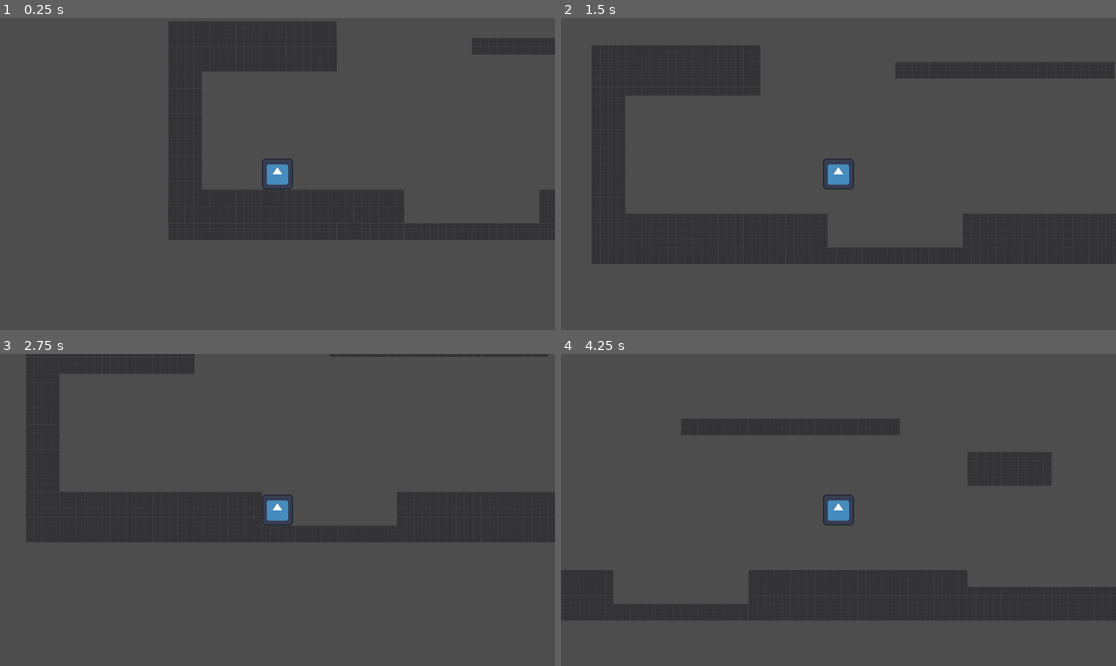
Above: before the commit, frames 1-4 (two rows, left to right).
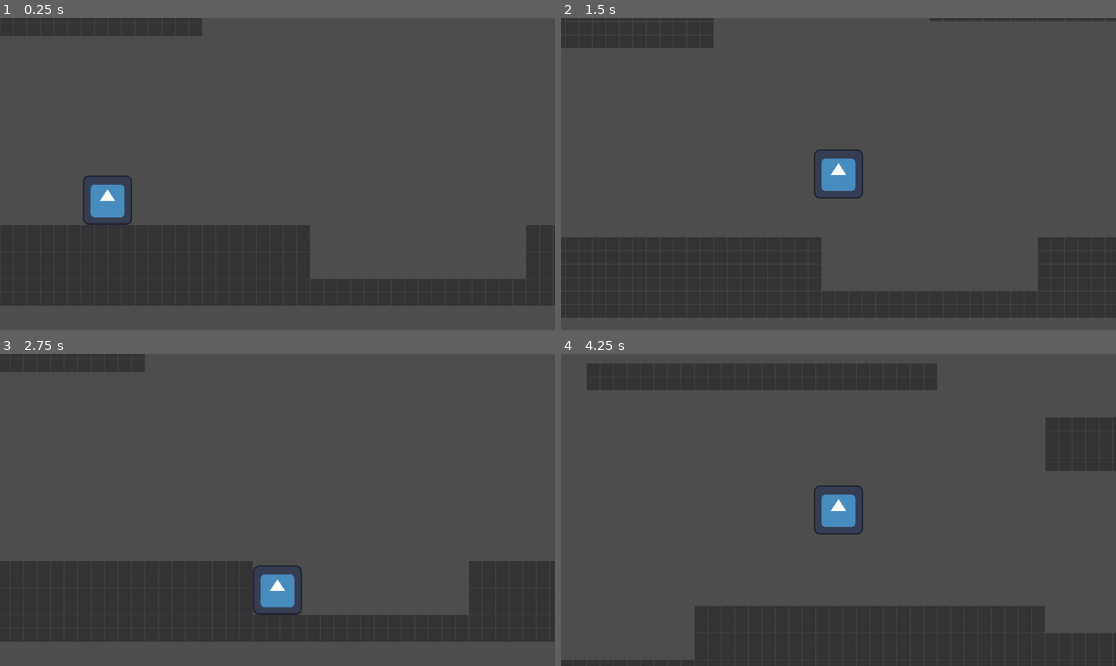
Above: after the commit, the same moments.

Repository: DionisisSchoinas/ldjam-58
Game: Godot game, scene res://levels/prototype_level.tscn
The game is run twice, just before and just after one commit, with the same random seed, the same clock (stepped at 60 frames per second) and the same inputs. The engine's default icon, where the game draws it, is replaced by a stand-in: a white triangle on a blue panel in a dark square.
Inputs:
- Up to frame 1 (0.25 s): no input
- Up to frame 2 (1.5 s): tap Enter at 0.5 s; hold D (d_right) from 0.53 s (still down); tap Space (button_1) at 0.6, 1.35 s
- Up to frame 3 (2.75 s): release D (d_right) at 2.03 s; hold A (d_left) from 2.03 s (still down); tap Space (button_1) at 2.1 s
- Up to frame 4 (4.25 s): release A (d_left) at 2.78 s; hold D (d_right) from 2.78 s (still down); tap Space (button_1) at 2.85, 3.6 s

The runs differ from the first frame. In frame 1, 28% of the frame differs, in the area x 0-100%, y 0-92%; in frame 2, 27%; in frame 3, 29%; in frame 4, 25%.

Commit message:
CAMERA WORKS !!!!

Diff:
--- a/basic_camera.gd
+++ b/basic_camera.gd
@@ -24,8 +24,10 @@
 		var rect_pos = get_parent().current_level.global_position - shape.extents
 
 		limit_left   = int(rect_pos.x)
-		limit_top    = int(rect_pos.y)
-		limit_right  = int(rect_pos.x + rect_size.x)
-		limit_bottom = int(rect_pos.y + rect_size.y)
+		limit_top    = int(rect_pos.y-500)
+		limit_right  = int(rect_pos.x + rect_size.x - 200)
+		limit_bottom = int(rect_pos.y + rect_size.y - 500)
+
 func _process(delta):
+	_set_camera_limits_from_bounds()
 	position = player.global_position
--- a/levels/prototype_level.tscn
+++ b/levels/prototype_level.tscn
@@ -70,7 +70,7 @@
 
 [node name="Camera2D" type="Camera2D" parent="Map"]
 position = Vector2(1429, 727)
-zoom = Vector2(0.5, 0.5)
+zoom = Vector2(0.8, 0.8)
 script = ExtResource("1_htrvu")
 follow_player = true
 
